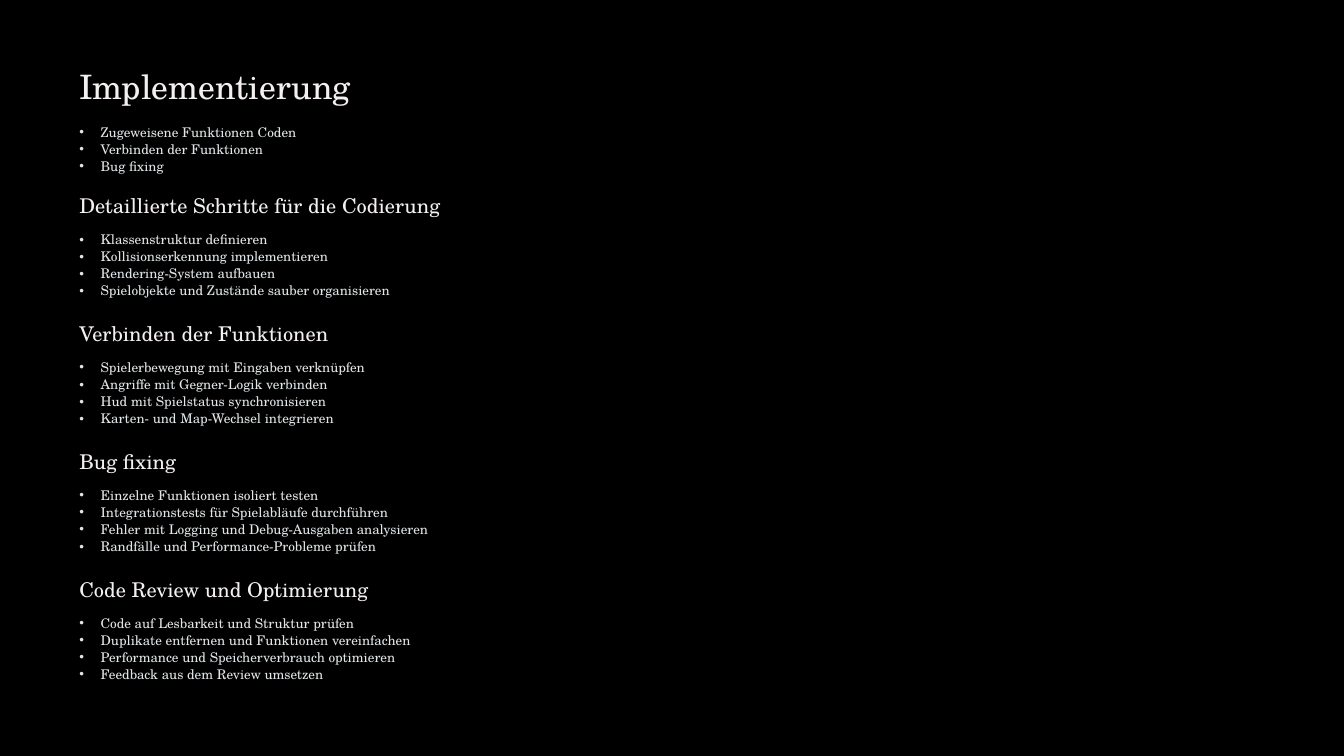
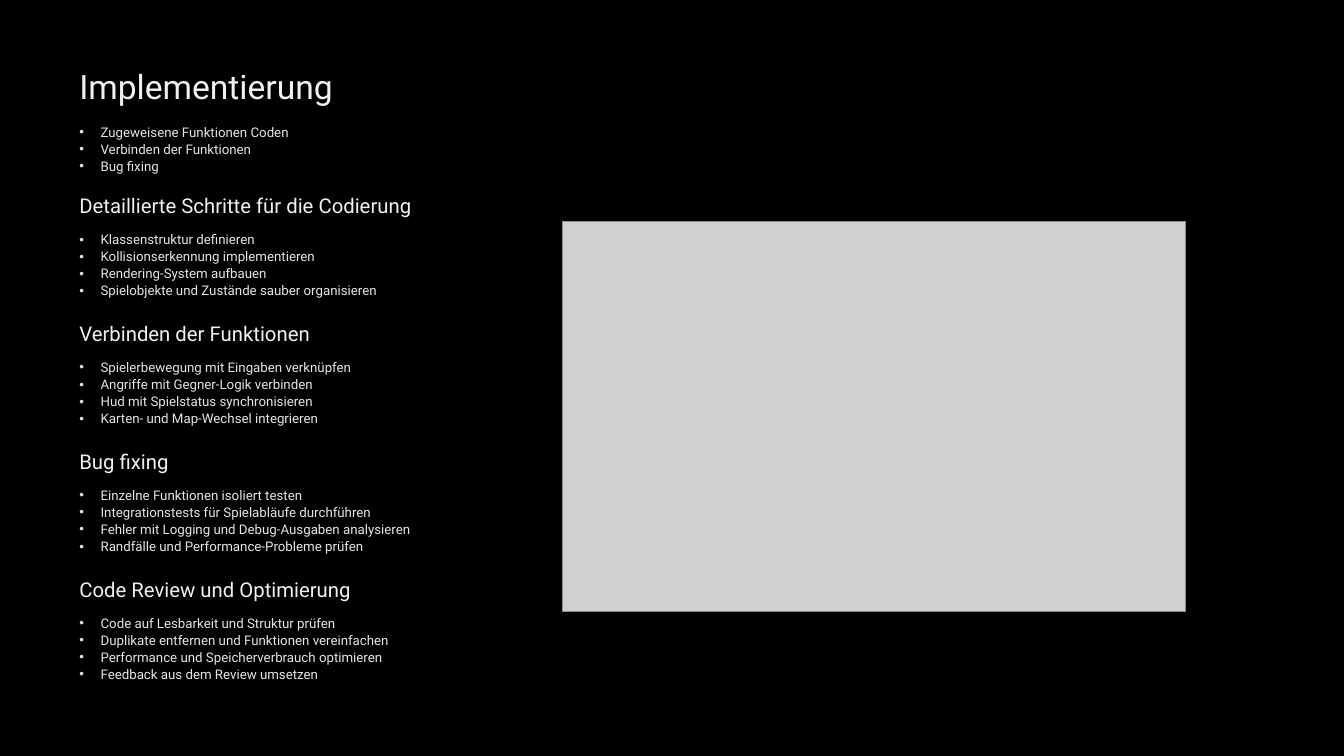
Before and after one commit to Spec06/Top-down-zombie-shooter, a slide deck: slide 6 of Präsi/Top-Down-Game.pptx (slide 4 before the commit). Drawn at 1344x756 pixels with LibreOffice and Linux fonts; fonts in the diff are those of the drawing; grey boxes stand for pictures. Boxes give left, top, right and bottom in pixels: in the first picture for what was removed or moved away, otherwise in the second. Text is boxed around its words. In the diff, an @@ line names an element or a change of style, - is before the commit and + after.

```diff
--- a/Präsi/Top-Down-Game.pptx
+++ b/Präsi/Top-Down-Game.pptx
@@ picture added at (563,221,1186,611) @@
@@ font TeX Gyre Schola to Roboto in 10 elements at (79,73,332,106), (101,127,289,174), (79,197,412,218), (101,234,377,298), (79,325,310,342), (101,362,351,426), (79,453,169,474), (101,490,410,554), (79,581,350,602), (101,618,389,679) @@
```
Also in this commit, not shown: 5 other slides changed, 2 slides added.
